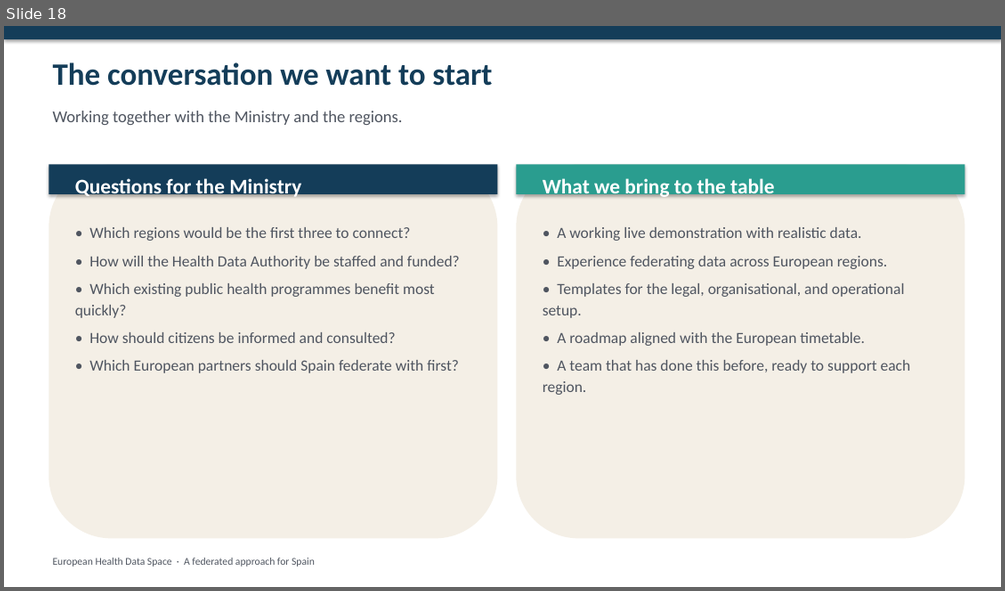
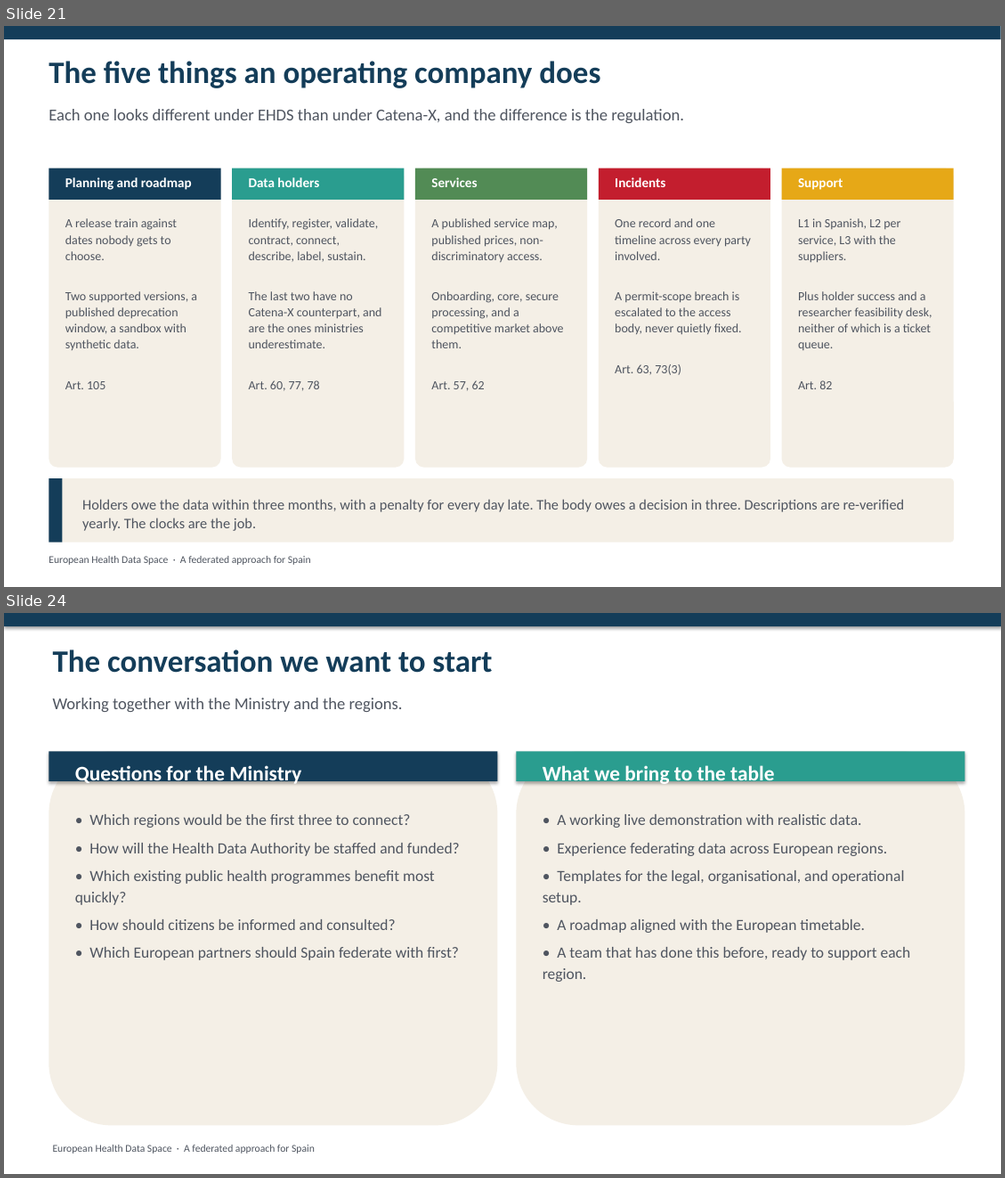
Before and after one commit to ma3u/MinimumViableHealthDataspacev2, a slide deck: docs/demos/spain-ehds-ministry-deck.pptx. Shown one above the other, each under a label of ours: slide 18 before the commit, slides 21 and 24 after it; the slides between them are not shown. The pictures are 1005x591 and 1005x1178 pixels, drawn with LibreOffice and Linux fonts; fonts in the diff are those of the drawing. Boxes give left, top, right and bottom in pixels: in the first picture for what was removed or moved away, otherwise in the second. Text is boxed around its words. In the diff, an @@ line names an element or a change of style, - is before the commit and + after.

Commit message:
docs(deck): six closing slides on who would operate the health dataspace
The ministry deck ended on outcomes and a conversation, with nothing between the
demo and the ask about who actually runs the thing. That is the question the
audit step always provokes, so it now has an answer in the deck rather than only
in a paper nobody in the room is reading.

Inserted before 'The conversation we want to start': the three-layer split and
which two EHDS already legislates, the model on one page, the Art. 55(3) line
between what the access body keeps and what an operator runs, the five
functions, the statutory dates, and why Art. 62 makes this cost recovery rather
than a platform business.

The deck has no master to inherit from, every slide being Blank with hand-placed
shapes, so add-operating-model-slides.py reproduces the house style from
coordinates and colours read back out of the existing slides. It refuses to run
twice. Verified after the round trip: all 19 original slides unchanged in
structure and text, all 25 media parts intact.

```diff
--- a/docs/demos/spain-ehds-ministry-deck.pptx
+++ b/docs/demos/spain-ehds-ministry-deck.pptx
@@ slide 21 added at [4, 26, 1001, 587], background #FFFFFF @@
@@ rectangle added at [4, 26, 1001, 39], fill #143D59 @@
@@ text added at [48, 61, 600, 88], 30 pt, text #143D59, bold @@
+The five things an operating company does
@@ text added at [48, 109, 684, 123], 16 pt, text #4F5560 @@
+Each one looks different under EHDS than under Catena-X, and the difference is the regulation.
@@ rounded rectangle added at [48, 168, 221, 467], fill #F4EFE6 @@
@@ rectangle added at [48, 168, 221, 200], fill #143D59 @@
@@ text added at [65, 177, 192, 190], 13 pt, text #FFFFFF, bold @@
+Planning and roadmap
@@ rounded rectangle added at [232, 168, 404, 467], fill #F4EFE6 @@
@@ rectangle added at [232, 168, 404, 200], fill #2A9D8F @@
@@ text added at [249, 177, 319, 187], 13 pt, text #FFFFFF, bold @@
+Data holders
@@ rounded rectangle added at [415, 168, 587, 467], fill #F4EFE6 @@
@@ rectangle added at [415, 168, 587, 200], fill #528B55 @@
@@ text added at [431, 177, 477, 187], 13 pt, text #FFFFFF, bold @@
+Services
@@ rounded rectangle added at [599, 168, 770, 467], fill #F4EFE6 @@
@@ rectangle added at [599, 168, 770, 200], fill #C31E2E @@
@@ text added at [615, 177, 665, 187], 13 pt, text #FFFFFF, bold @@
+Incidents
@@ rounded rectangle added at [782, 168, 954, 467], fill #F4EFE6 @@
@@ rectangle added at [782, 168, 954, 200], fill #E6A817 @@
@@ text added at [798, 178, 842, 190], 13 pt, text #FFFFFF, bold @@
+Support
@@ text added at [65, 218, 197, 389], 12 pt, text #4F5560 @@
+A release train against dates nobody gets to choose.
+Two supported versions, a published deprecation window, a sandbox with synthetic data.
+Art. 105
@@ text added at [249, 218, 381, 391], 12 pt, text #4F5560 @@
+Identify, register, validate, contract, connect, describe, label, sustain.
+The last two have no Catena-X counterpart, and are the ones ministries underestimate.
+Art. 60, 77, 78
@@ text added at [431, 218, 563, 391], 12 pt, text #4F5560 @@
+A published service map, published prices, non-discriminatory access.
+Onboarding, core, secure processing, and a competitive market above them.
+Art. 57, 62
@@ text added at [615, 218, 751, 375], 12 pt, text #4F5560 @@
+One record and one timeline across every party involved.
+A permit-scope breach is escalated to the access body, never quietly fixed.
+Art. 63, 73(3)
@@ text added at [798, 218, 932, 389], 12 pt, text #4F5560 @@
+L1 in Spanish, L2 per service, L3 with the suppliers.
+Plus holder success and a researcher feasibility desk, neither of which is a ticket queue.
+Art. 82
@@ rounded rectangle added at [48, 478, 954, 542], fill #F4EFE6 @@
@@ rectangle added at [48, 478, 63, 542], fill #143D59 @@
@@ text added at [82, 499, 905, 531], 14 pt, text #4F5560 @@
+Holders owe the data within three months, with a penalty for every day late. The body owes a decision in three. Descriptions are re-verified yearly. The clocks are the job.
@@ text added at [48, 556, 311, 564], 10 pt, text #4F5560 @@
+European Health Data Space · A federated approach for Spain
@@ what was slide 18 is now slide 24 @@
```
Also in this commit, not shown: 5 other slides added, 3 other files.
